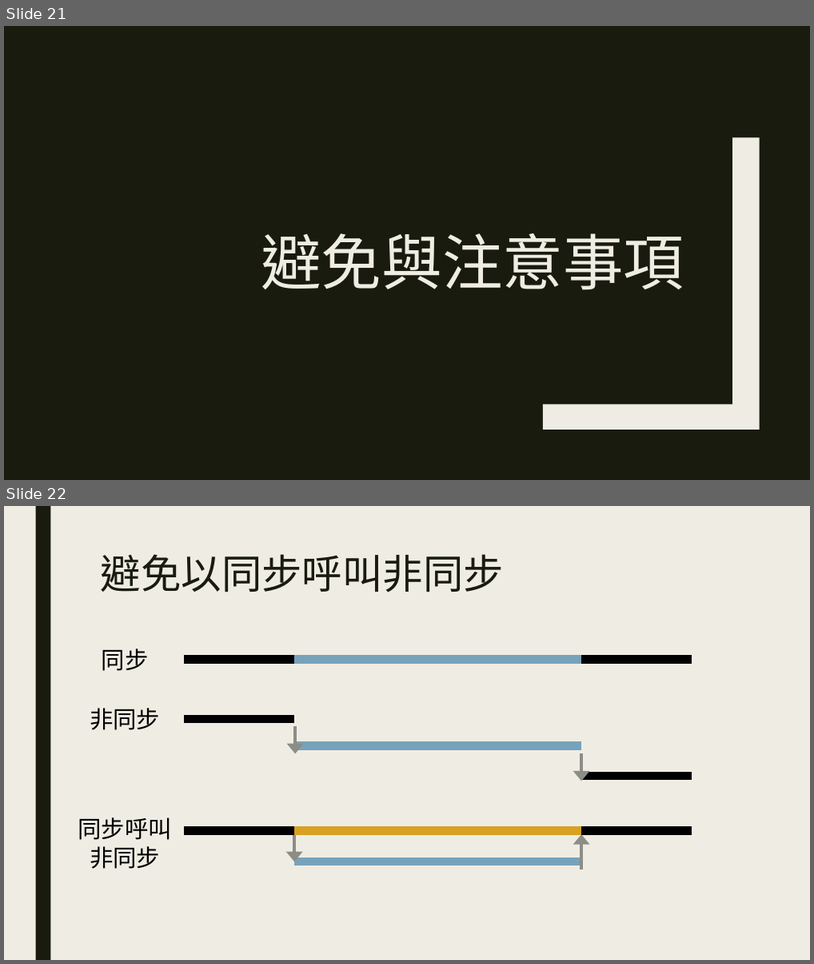
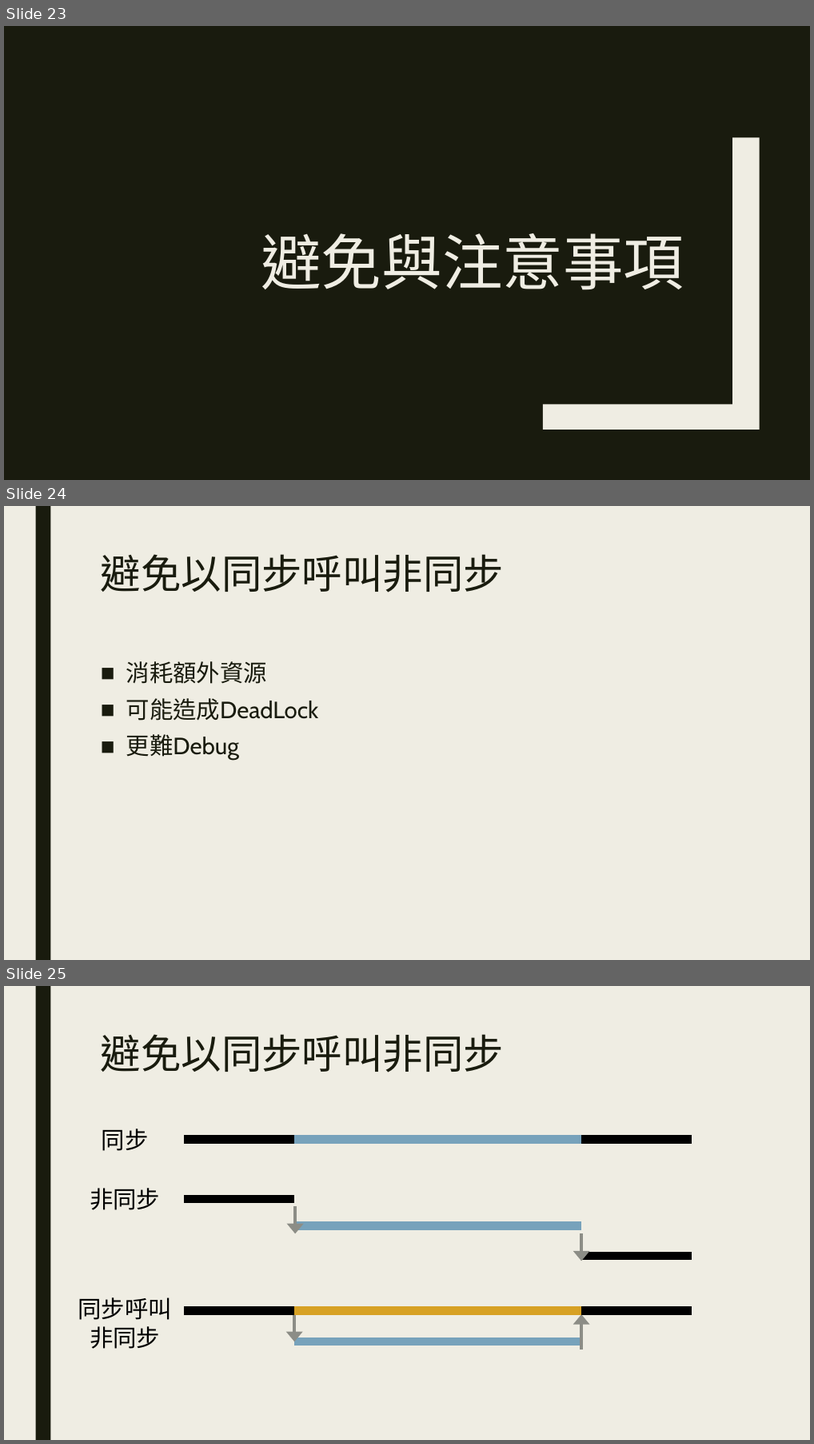
Before and after one commit to ryans610/.NET-Async-Basic, a slide deck: .NET非同步入門.pptx. Shown one above the other, each under a label of ours: slides 21 and 22 before the commit, slides 23, 24 and 25 after it. The pictures are 814x964 and 814x1444 pixels, drawn with LibreOffice and Linux fonts; fonts in the diff are those of the drawing. Boxes give left, top, right and bottom in pixels: in the first picture for what was removed or moved away, otherwise in the second. Text is boxed around its words. In the diff, an @@ line names an element or a change of style, - is before the commit and + after.

```diff
--- a/.NET非同步入門.pptx
+++ b/.NET非同步入門.pptx
@@ slide 24 added at <box>4,506,810,960</box>, background #EFEDE3; not listed: 1 template element that a slide beside it also shows @@
@@ title added at <box>101,554,504,592</box>, 48 pt, text #191B0E @@
+避免以同步呼叫非同步
@@ text added at <box>126,661,319,760</box>, 28 pt, text #191B0E @@
+■ 消耗額外資源
+■ 可能造成DeadLock
+■ 更難Debug
@@ what was slide 21 is now slide 23 @@
@@ what was slide 22 is now slide 25 @@
```
Also in this commit, not shown: 5 slides changed, 4 other slides added, 19 other files.
